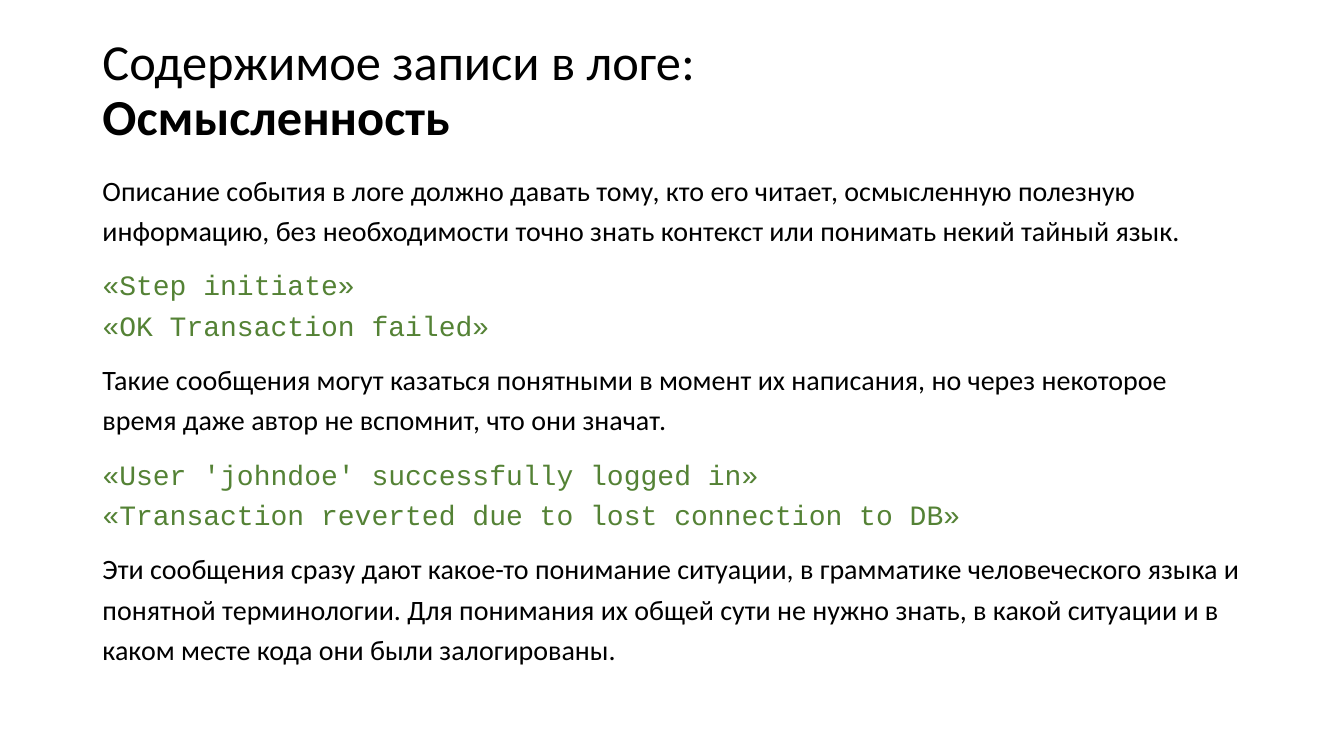
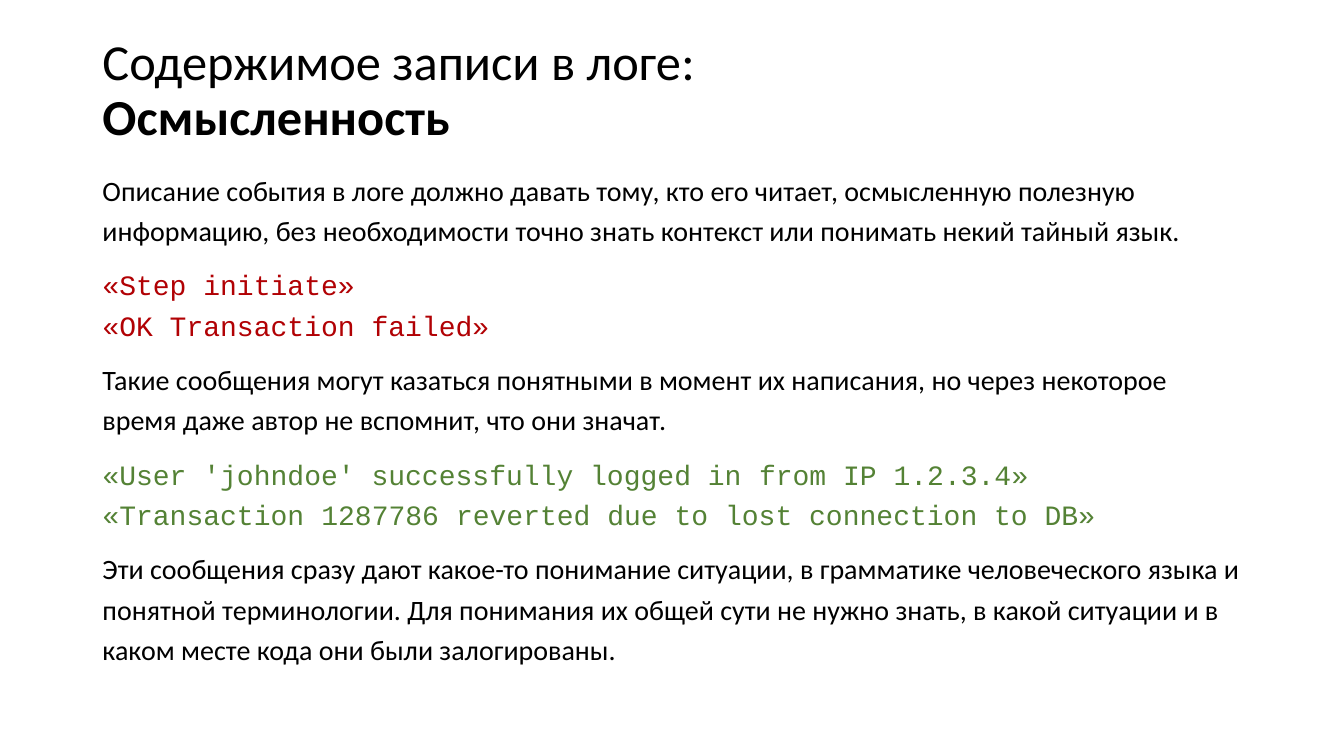
Before and after one commit to xtrueman/prog_instruments, a slide deck: slide 5 of presentations/Logging.pptx. Drawn at 1344x756 pixels with LibreOffice and Linux fonts; fonts in the diff are those of the drawing. Boxes give left, top, right and bottom in pixels: in the first picture for what was removed or moved away, otherwise in the second. Text is boxed around its words. In the diff, an @@ line names an element or a change of style, - is before the commit and + after.

```diff
--- a/presentations/Logging.pptx
+++ b/presentations/Logging.pptx
@@ text at <box>102,276,490,337</box>: text colour #548235 to #B10104 in "«Step initiate» «OK Transaction failed»" @@
@@ text at <box>102,465,1095,526</box>: text changed @@
-«User 'johndoe' successfully logged in»
-«Transaction reverted due to lost connection to DB»
+«User 'johndoe' successfully logged in from IP 1.2.3.4»
+«Transaction 1287786 reverted due to lost connection to DB»
```
Also in this commit, not shown: 13 other slides changed, 1 slide added, 1 other file.
